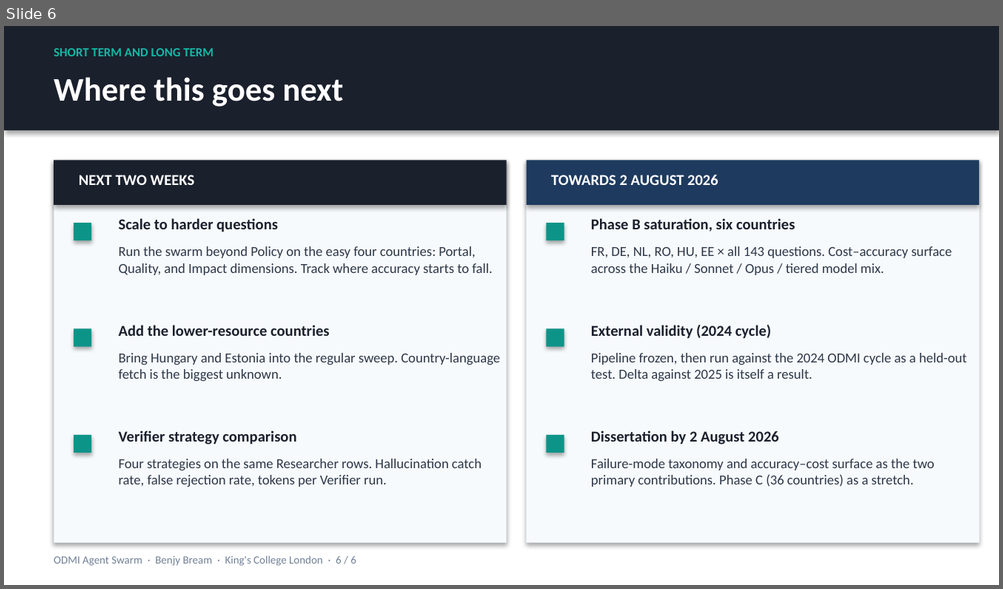
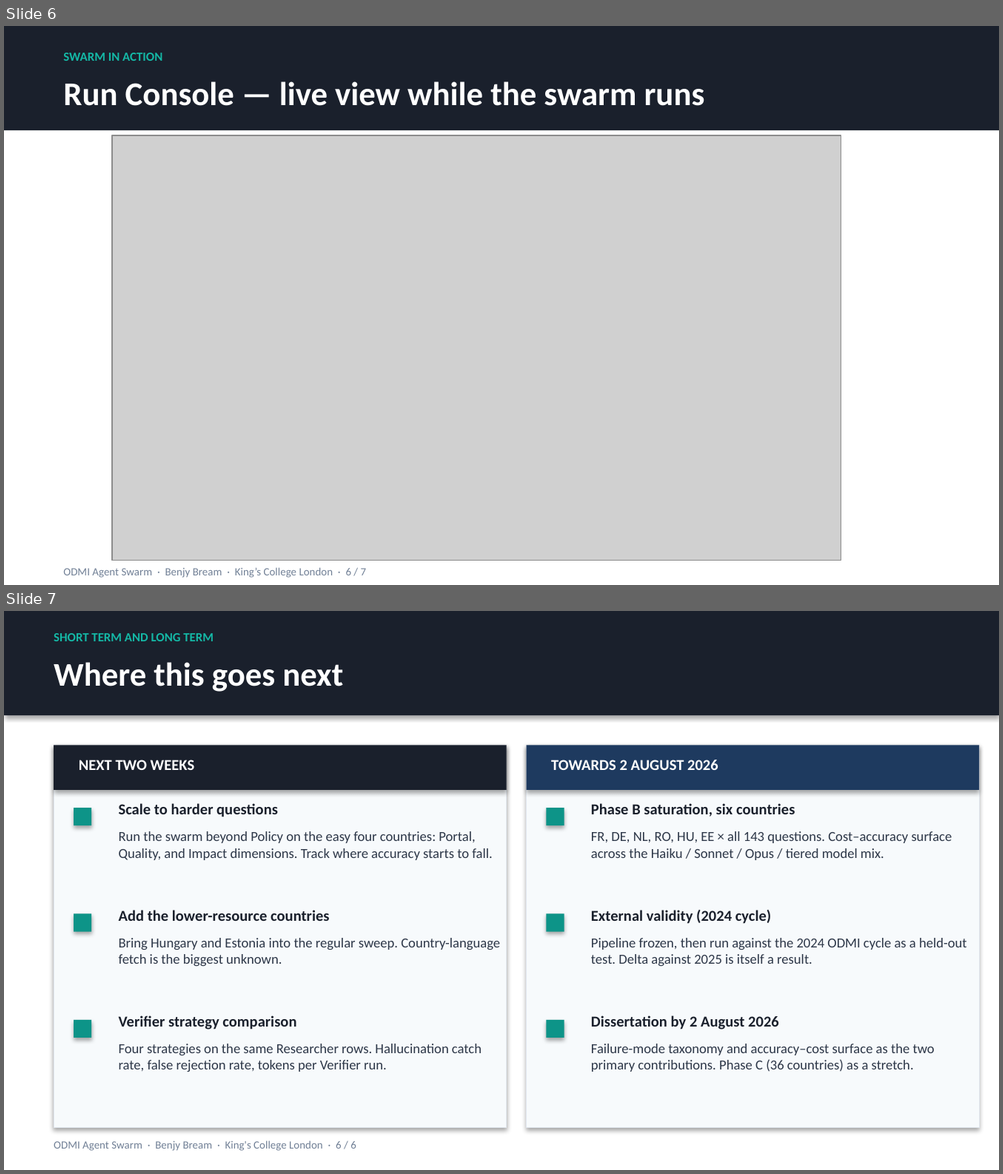
Before and after one commit to benjyb1/odmi-agent-swarm, a slide deck: docs/PROGRESS_SLIDES_2026-05-13.pptx. Shown one above the other, each under a label of ours: slide 6 before the commit, slides 6 and 7 after it. The pictures are 1003x589 and 1003x1174 pixels, drawn with LibreOffice and Linux fonts; fonts in the diff are those of the drawing; grey boxes stand for pictures. Boxes give left, top, right and bottom in pixels: in the first picture for what was removed or moved away, otherwise in the second. Text is boxed around its words. In the diff, an @@ line names an element or a change of style, - is before the commit and + after.

```diff
--- a/docs/PROGRESS_SLIDES_2026-05-13.pptx
+++ b/docs/PROGRESS_SLIDES_2026-05-13.pptx
@@ slide 6 added at (x1=4, y1=26, x2=999, y2=585), background #FFFFFF @@
@@ rectangle added at (x1=4, y1=26, x2=999, y2=130), fill #1A202C @@
@@ text added at (x1=63, y1=53, x2=162, y2=61), 9 pt, text #14B8A6, bold @@
+SWARM IN ACTION
@@ text added at (x1=63, y1=82, x2=705, y2=106), 24 pt, text #FFFFFF, bold @@
+Run Console — live view while the swarm runs
@@ picture added at (x1=112, y1=136, x2=842, y2=560) @@
@@ text added at (x1=63, y1=568, x2=367, y2=578), 8 pt, text #718096 @@
+ODMI Agent Swarm · Benjy Bream · King’s College London · 6 / 7
@@ what was slide 6 is now slide 7 @@
```
Also in this commit, not shown: 15 other files.
